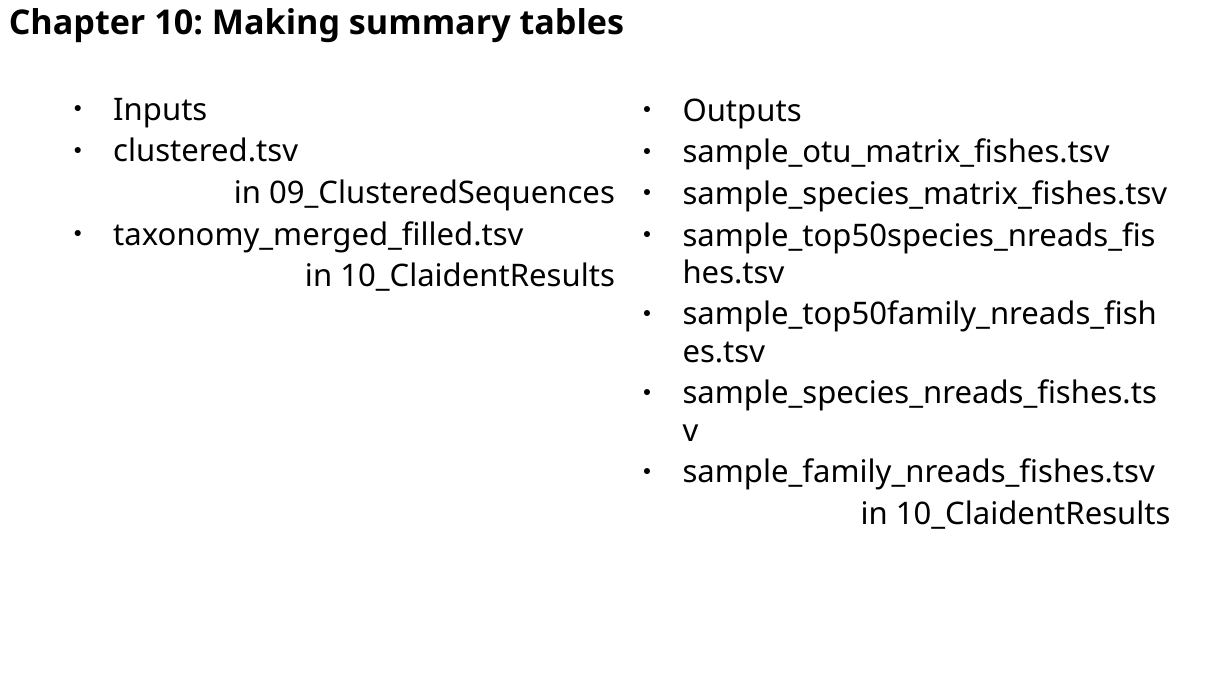
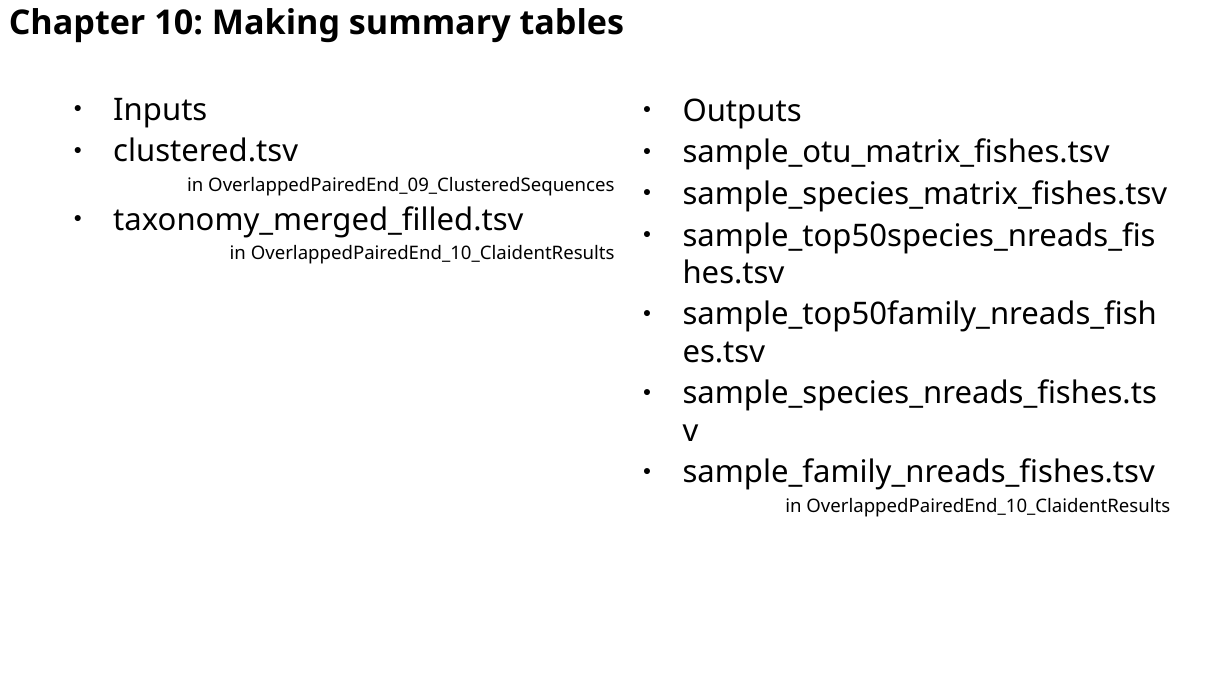
Before and after one commit to astanabe/ClaidentTutorial, a slide deck: slide 54 of AutumnSchool20201115.odp. Drawn at 1232x693 pixels with LibreOffice and Linux fonts; fonts in the diff are those of the drawing. Boxes give left, top, right and bottom in pixels: in the first picture for what was removed or moved away, otherwise in the second. Text is boxed around its words. In the diff, an @@ line names an element or a change of style, - is before the commit and + after.

Commit message:
Add SingleEnd files and update slides and runClaident_nonoverlappedpairedend

```diff
--- a/AutumnSchool20201115.odp
+++ b/AutumnSchool20201115.odp
@@ text at (x1=187, y1=177, x2=614, y2=196): text changed; size 20 to 12 pt @@
-in 09_ClusteredSequences
+in OverlappedPairedEnd_09_ClusteredSequences
@@ text at (x1=230, y1=245, x2=615, y2=264): text changed; size 20 to 12 pt @@
-in 10_ClaidentResults
+in OverlappedPairedEnd_10_ClaidentResults
@@ text at (x1=785, y1=498, x2=1170, y2=517): text changed; size 20 to 12 pt @@
-in 10_ClaidentResults
+in OverlappedPairedEnd_10_ClaidentResults
```
Also in this commit, not shown: 18 other slides changed, 2 other files.
